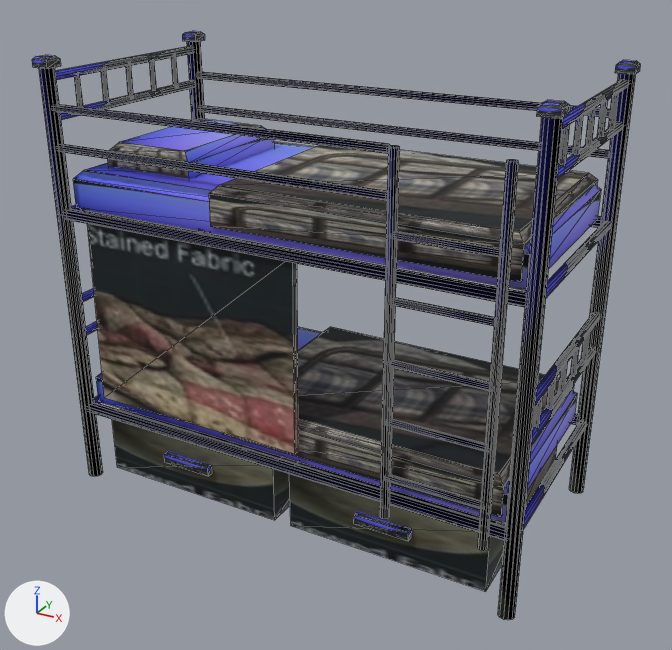
A saved change to the glTF model assets/models/sf/sf_pro_dorm_bunkbed.glb.
The view is the same before and after, from a 50 mm lens placed at (1.8, -3.24, 2.42), pointed at (0.05, -0.05, 0.83). The lights are fixed; the arrows at lower left show +X, +Y and +Z. The first picture is the older version. Mesh edges are drawn as thin lines. Where no turn or scale is listed for an object, it has been applied to the vertices. Vertices at exactly the same position are counted once.

The scene before the commit, as lines of its bpy script (objects in view):
```python
me_prodormbunkbed_animmesh = bpy.data.meshes.new('ProDormBunkBed_AnimMesh')
me_prodormbunkbed_animmesh.from_pydata(...)  # 8 vertices, 12 faces; spans x -0.55..0.45, y -0.023..0.023, z -0.42..0.42
me_prodormbunkbed_animmesh.materials.append(mat_prodormbunkbed_mat)  # picture img_image_0
me_prodormbunkbed_staticmesh = bpy.data.meshes.new('ProDormBunkBed_StaticMesh')
me_prodormbunkbed_staticmesh.from_pydata(...)  # 1384 vertices, 1472 faces; spans x -1.06..1.06, y -0.54..0.52, z 0.0..1.92
me_prodormbunkbed_staticmesh.materials.append(mat_prodormbunkbed_mat)  # picture img_image_0
ob_prodormbunkbed_animpart = bpy.data.objects.new('ProDormBunkBed_AnimPart', me_prodormbunkbed_animmesh)
ob_prodormbunkbed_animpart.location = (-0.35, -0.47, 0.86)
ob_prodormbunkbed_root = bpy.data.objects.new('ProDormBunkBed_Root', me_prodormbunkbed_staticmesh)
ob_prodormbunkbed_root.location = (0.0, 0.0, 0.0)
```
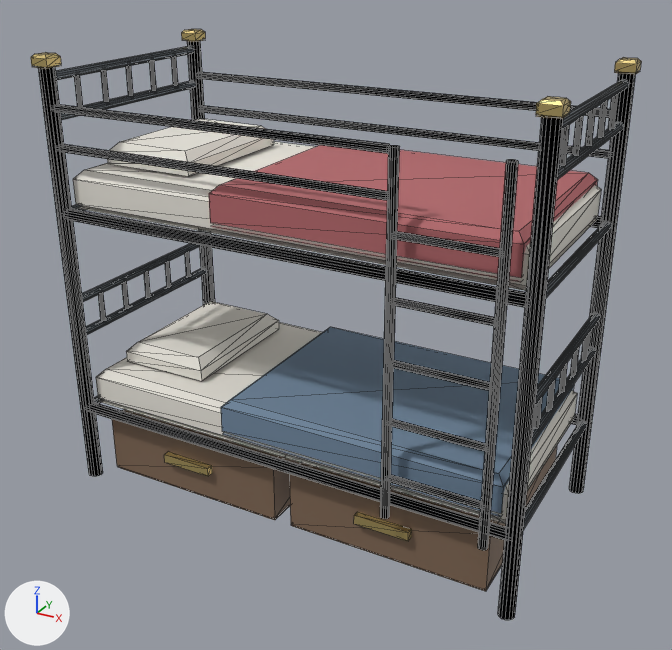
Location of each change, [x1, y1, x2, y2] in pixels of the pictures (672 x 650 px; the box of a moved part takes in the faces that stretch with it):
'ProDormBunkBed_Root', reshaped: before [32, 31, 640, 620]; after [31, 29, 641, 620]
'ProDormBunkBed_AnimPart', deleted: before [87, 223, 298, 454]
part 1 of me_prodormbunkbed_staticmesh, moved or reshaped: before [32, 31, 640, 620]; after [31, 29, 641, 620]
part 2 of me_prodormbunkbed_staticmesh, recoloured: [46, 41, 635, 620] in both
part 3 of me_prodormbunkbed_staticmesh, recoloured: before [164, 451, 412, 541]; after [34, 40, 639, 541]
part 4 of me_prodormbunkbed_staticmesh, recoloured: [384, 145, 518, 550] in both
part 5 of me_prodormbunkbed_staticmesh, recoloured: before [74, 119, 601, 495]; after [74, 119, 601, 524]
part 6 of me_prodormbunkbed_staticmesh, recoloured (grey to blue): before [298, 327, 573, 487]; after [221, 327, 573, 517]
part 7 of me_prodormbunkbed_staticmesh, recoloured (lighter): before [209, 145, 598, 244]; after [209, 145, 598, 282]
part 8 of me_prodormbunkbed_staticmesh, recoloured: after [118, 466, 502, 591]

Patch to the scene script:
```diff
--- a/assets/models/sf/sf_pro_dorm_bunkbed.glb.py
+++ b/assets/models/sf/sf_pro_dorm_bunkbed.glb.py
@@ mat_wroughtiron @@
+mat_wroughtiron = principled_material('WroughtIron')
+mat_wroughtiron.base_color = (0.13, 0.15, 0.17)  # grey #656c73
+mat_wroughtiron.metallic = 0.78
+mat_wroughtiron.roughness = 0.42
@@ mat_creammattress @@
+mat_creammattress = principled_material('CreamMattress')
+mat_creammattress.base_color = (0.82, 0.79, 0.72)  # white #eae6dd
+mat_creammattress.roughness = 0.86
@@ mat_crimsonfabric @@
+mat_crimsonfabric = principled_material('CrimsonFabric')
+mat_crimsonfabric.base_color = (0.46, 0.14, 0.15)  # pink #b5696c
+mat_crimsonfabric.metallic = 0.02
+mat_crimsonfabric.roughness = 0.8
@@ mat_antiquebrass @@
+mat_antiquebrass = principled_material('AntiqueBrass')
+mat_antiquebrass.base_color = (0.72, 0.56, 0.22)  # yellow #ddc581
+mat_antiquebrass.metallic = 0.82
+mat_antiquebrass.roughness = 0.32
@@ mat_brushedsteel @@
+mat_brushedsteel = principled_material('BrushedSteel')
+mat_brushedsteel.base_color = (0.62, 0.66, 0.69)  # light grey #ced4d8
+mat_brushedsteel.metallic = 0.85
+mat_brushedsteel.roughness = 0.28
@@ mat_plaidnavy @@
+mat_plaidnavy = principled_material('PlaidNavy')
+mat_plaidnavy.base_color = (0.16, 0.24, 0.34)  # blue #6f869e
+mat_plaidnavy.roughness = 0.82
@@ mat_darkwalnut @@
+mat_darkwalnut = principled_material('DarkWalnut')
+mat_darkwalnut.base_color = (0.22, 0.14, 0.09)  # brown #816955
+mat_darkwalnut.metallic = 0.05
+mat_darkwalnut.roughness = 0.58
@@ me_prodormbunkbed_staticmesh @@
 # used by ob_prodormbunkbed_root; location = (0.0, 0.0, 0.0)
-me_prodormbunkbed_staticmesh.from_pydata(...)  # 1384 vertices, 1472 faces; spans x -1.06..1.06, y -0.54..0.52, z 0.0..1.92
+me_prodormbunkbed_staticmesh.from_pydata(...)  # 1644 vertices, 1692 faces; spans x -1.06..1.06, y -0.54..0.52, z 0.0..1.93
+# me_prodormbunkbed_staticmesh part 1: 35 vertices moved within x -1.02..1.02, y -0.5..0.5, z 0.34..1.7; 229 vertices removed from x -1.06..1.06, y -0.54..0.52, z 0.0..1.92; 489 vertices added at x -1.06..1.06, y -0.54..0.52, z 0.0..1.93
+# me_prodormbunkbed_staticmesh part 2: 426 faces spanning x -1.05..1.05, y -0.51..0.51, z 0.0..1.88 switch from mat_prodormbunkbed_mat (picture img_image_0) to mat_wroughtiron (grey #656c73)
+# me_prodormbunkbed_staticmesh part 3: 32 faces spanning x -1.06..1.06, y -0.52..0.52, z 0.18..1.88 switch from mat_prodormbunkbed_mat (picture img_image_0) to mat_antiquebrass (yellow #ddc581)
+# me_prodormbunkbed_staticmesh part 4: 132 faces spanning x 0.5..0.94, y -0.54..-0.5, z 0.3..1.74 switch from mat_prodormbunkbed_mat (picture img_image_0) to mat_brushedsteel (light grey #ced4d8)
+# me_prodormbunkbed_staticmesh part 5: 48 faces spanning x -0.98..0.98, y -0.45..0.45, z 0.38..1.56 switch from mat_prodormbunkbed_mat (picture img_image_0) to mat_creammattress (white #eae6dd)
+# me_prodormbunkbed_staticmesh part 6: 12 faces spanning x -0.28..0.96, y -0.46..0.46, z 0.41..0.57 switch from mat_prodormbunkbed_mat (picture img_image_0) to mat_plaidnavy (blue #6f869e)
+# me_prodormbunkbed_staticmesh part 7: 12 faces spanning x -0.28..0.96, y -0.46..0.46, z 1.33..1.49 switch from mat_prodormbunkbed_mat (picture img_image_0) to mat_crimsonfabric (pink #b5696c)
+# me_prodormbunkbed_staticmesh part 8: 4 faces spanning x -0.92..0.92, y -0.44..0.44, z 0.04 switch from mat_prodormbunkbed_mat (picture img_image_0) to mat_darkwalnut (brown #816955)
@@ ob_prodormbunkbed_animpart @@
-ob_prodormbunkbed_animpart = bpy.data.objects.new('ProDormBunkBed_AnimPart', me_prodormbunkbed_animmesh)
-ob_prodormbunkbed_animpart.location = (-0.35, -0.47, 0.86)
```
